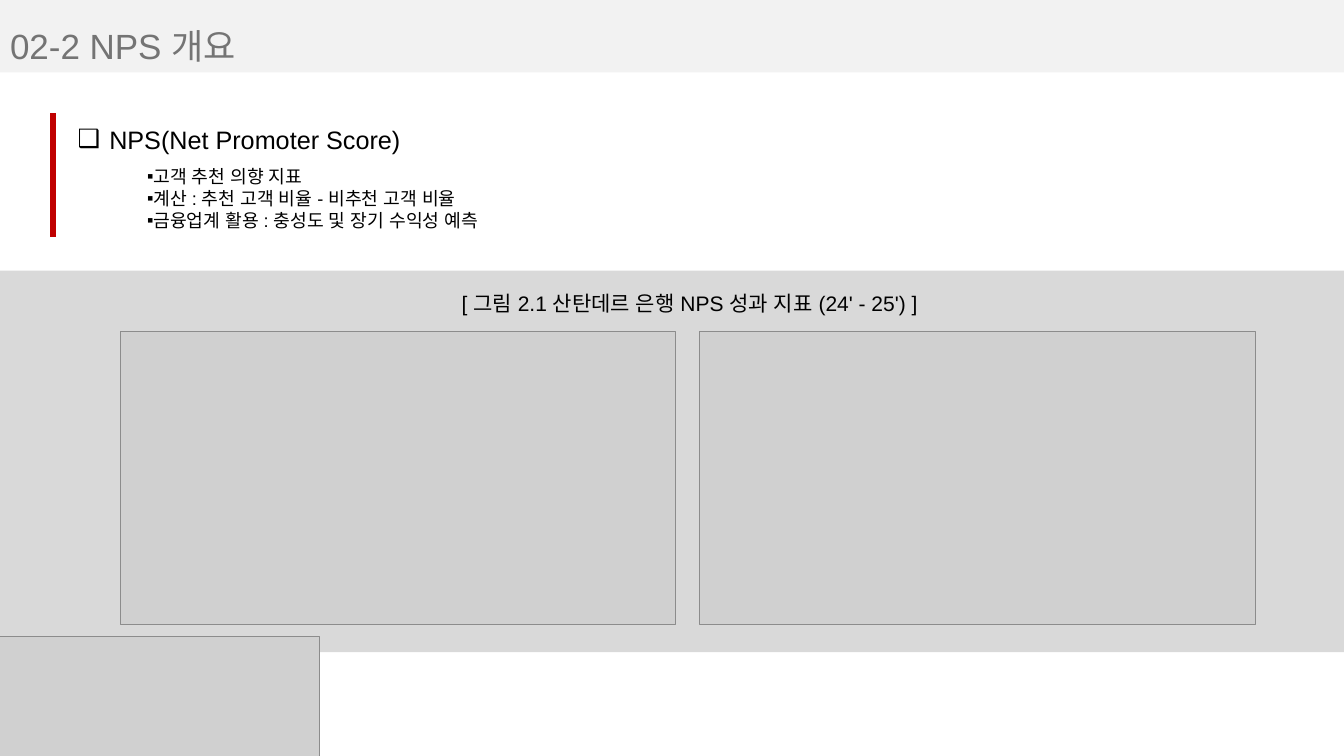
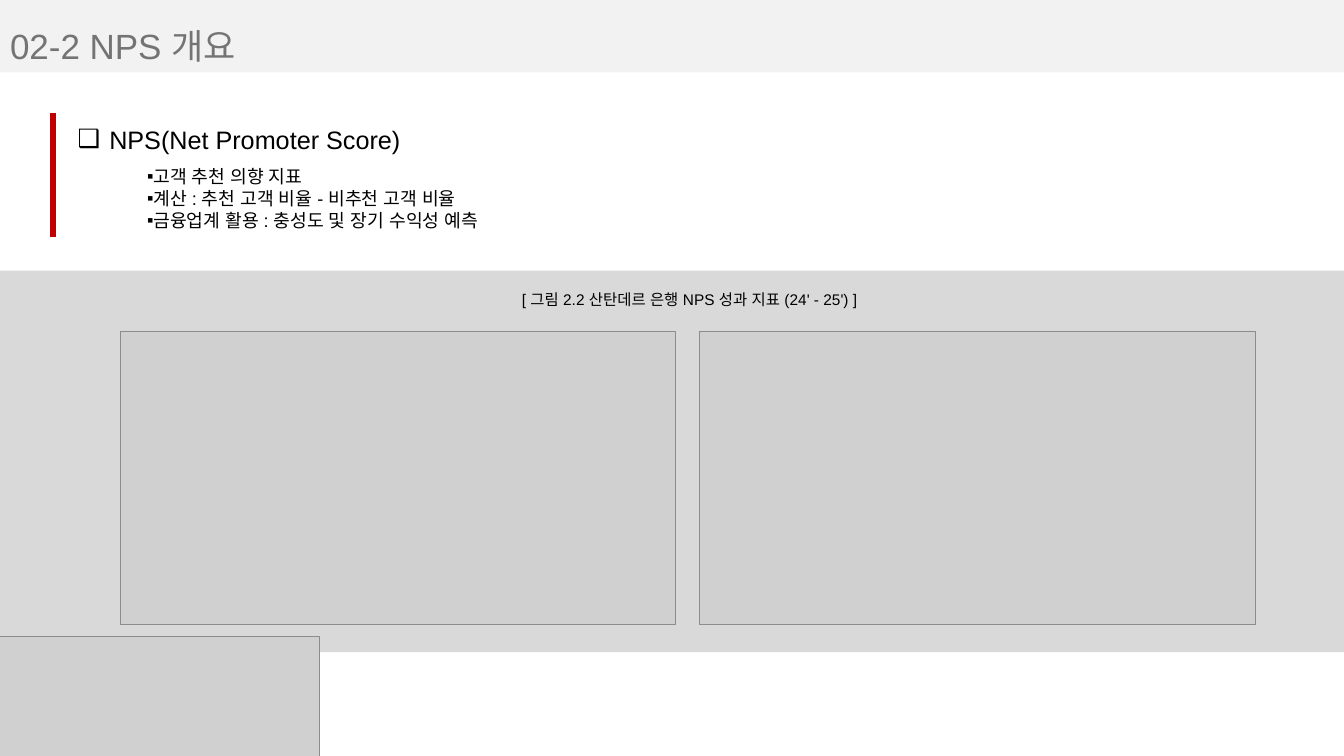
Before and after one commit to jaemin1020/big20-ML-project2-team3, a slide deck: slide 3 of 0.report/산탄데르_ppt_template.pptx. Drawn at 1344x756 pixels with LibreOffice and Linux fonts; fonts in the diff are those of the drawing; grey boxes stand for pictures. Boxes give left, top, right and bottom in pixels: in the first picture for what was removed or moved away, otherwise in the second. Text is boxed around its words. In the diff, an @@ line names an element or a change of style, - is before the commit and + after.

Commit message:
[수정 및 추가] ppt template 산탄데르 수정 및 추가

```diff
--- a/0.report/산탄데르_ppt_template.pptx
+++ b/0.report/산탄데르_ppt_template.pptx
@@ text at [530, 292, 848, 309]: text changed; size 15 to 11 pt @@
-[ 그림 2.1 산탄데르 은행 NPS 성과 지표 (24' - 25') ]
+[ 그림 2.2 산탄데르 은행 NPS 성과 지표 (24' - 25') ]
```
Also in this commit, not shown: 3 other slides changed, 5 slides added, 1 other file.
